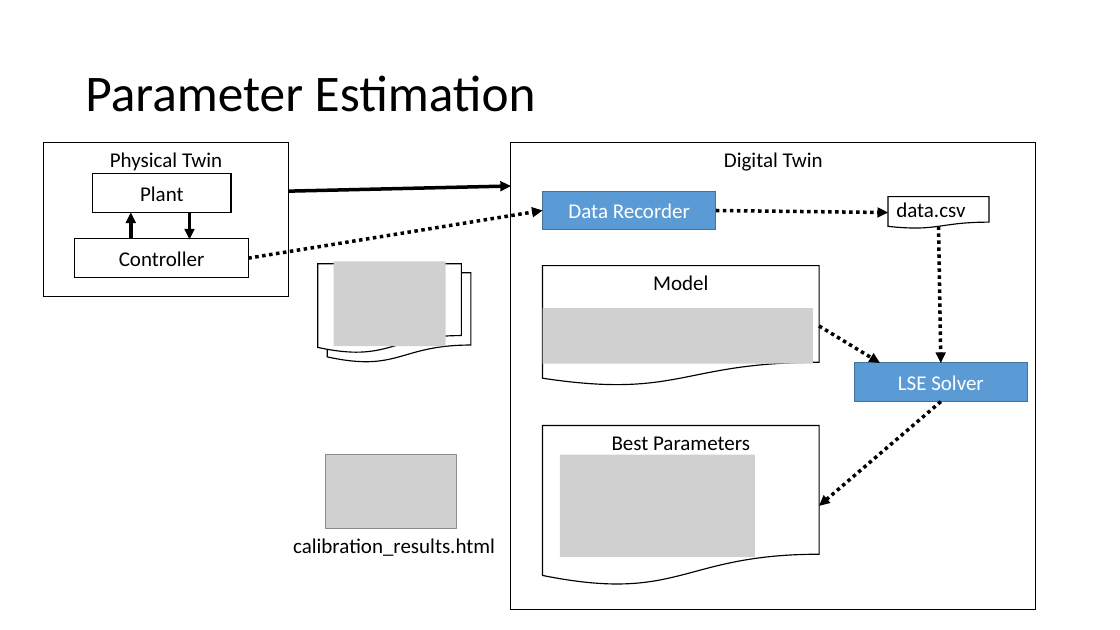
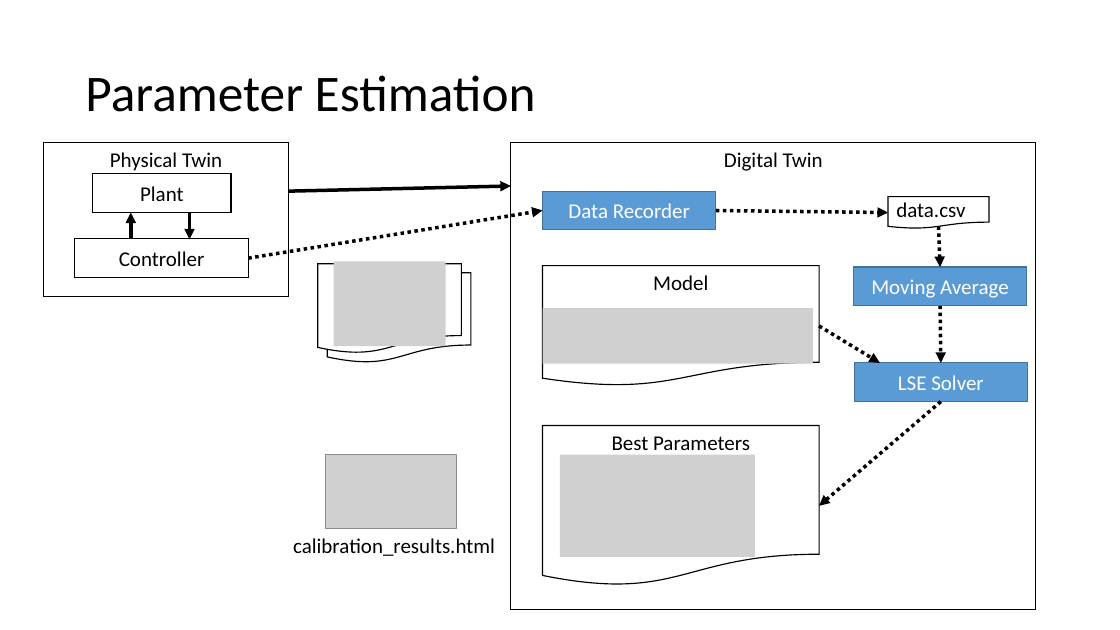
Before and after one commit to INTO-CPS-Association/example_digital-twin_incubator, a slide deck: slide 12 of notes/presentations/DigitLunch_17_December.pptx. Drawn at 1120x630 pixels with LibreOffice and Linux fonts; fonts in the diff are those of the drawing; grey boxes stand for pictures. Boxes give left, top, right and bottom in pixels: in the first picture for what was removed or moved away, otherwise in the second. Text is boxed around its words. In the diff, an @@ line names an element or a change of style, - is before the commit and + after.

```diff
--- a/notes/presentations/DigitLunch_17_December.pptx
+++ b/notes/presentations/DigitLunch_17_December.pptx
@@ arrow added from (939, 226) to (940, 267), #000000 3 pt dashed @@
@@ rectangle added at (854,267,1027,306), fill #5B9BD5, outline #43739E 1 pt, 18 pt, text #FFFFFF @@
+Moving Average
@@ arrow moved from (939, 226) - (941, 363) to (940, 306) - (941, 363) @@
```
Also in this commit, not shown: 6 other slides changed, 1 other file.
